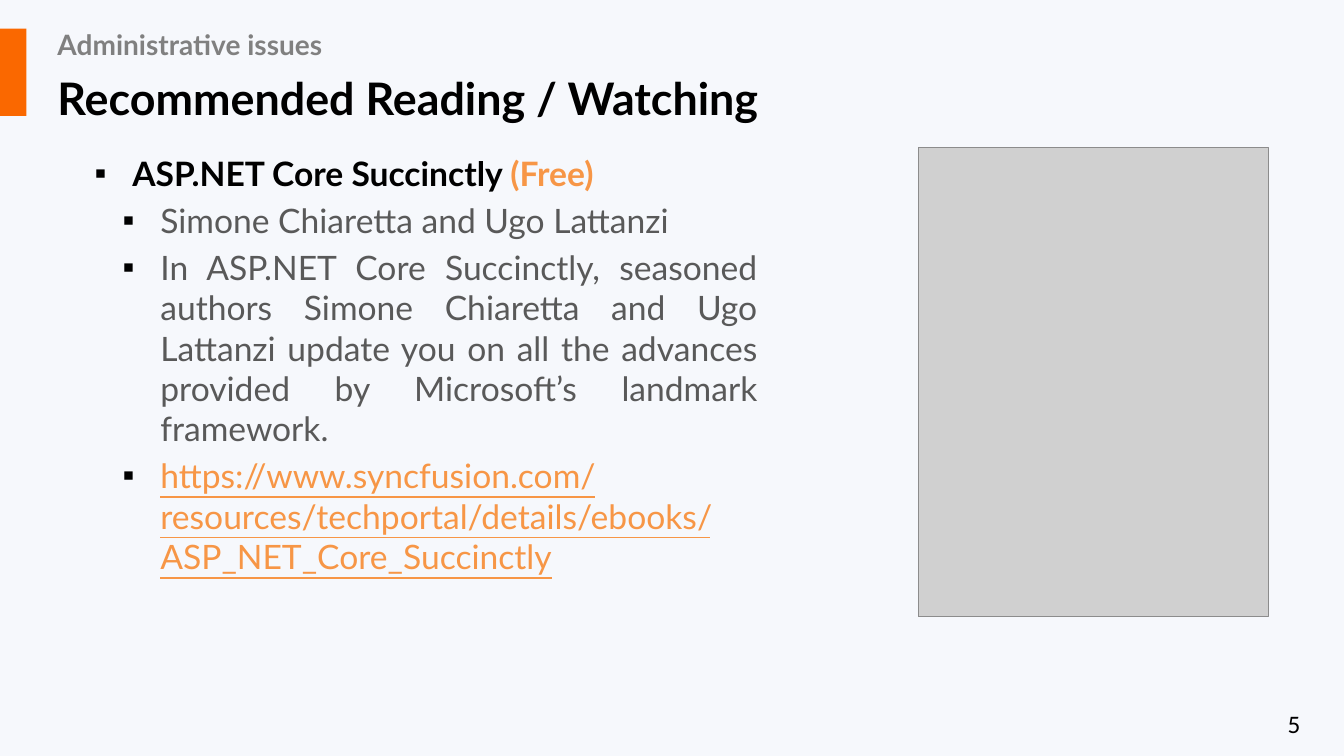
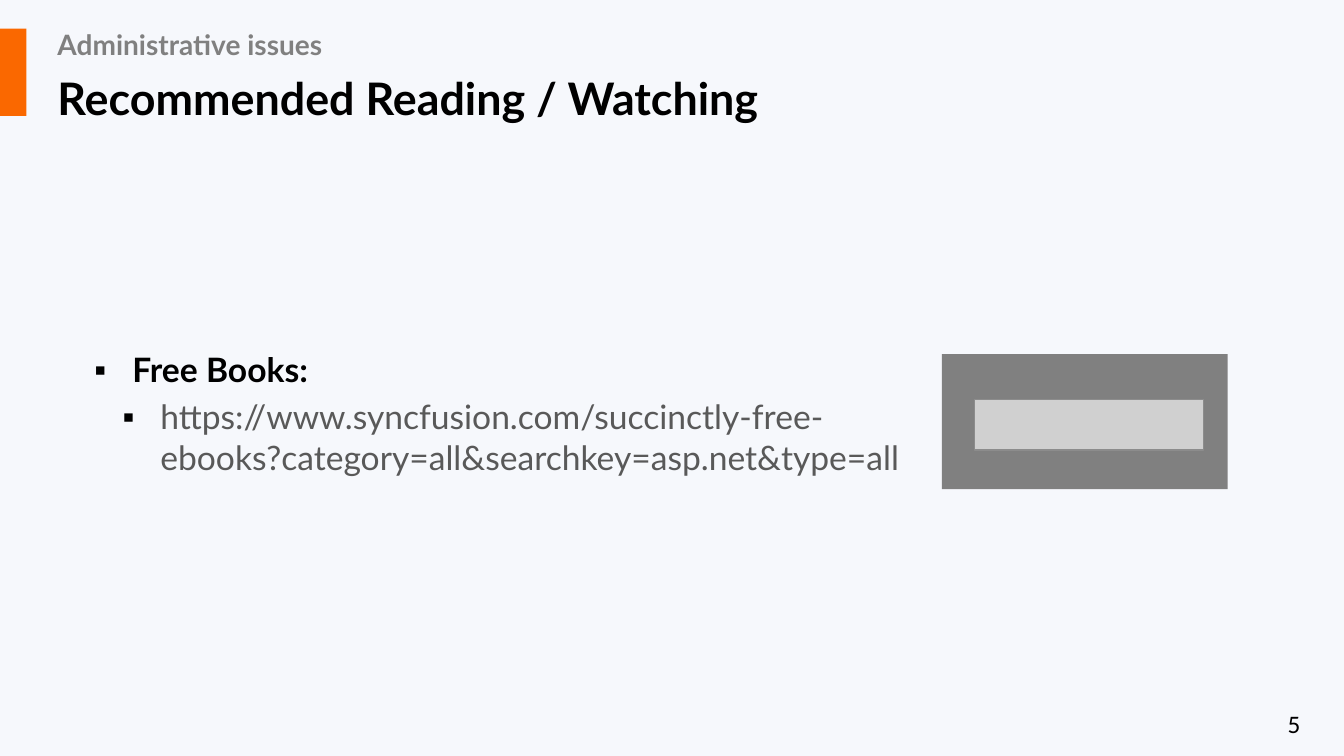
Before and after one commit to liviucotfas/ase-web-and-cloud-applications-security, a slide deck: slide 5 of Presentation ASPNET - Part III.pptx. Drawn at 1344x756 pixels with LibreOffice and Linux fonts; fonts in the diff are those of the drawing; grey boxes stand for pictures. Boxes give left, top, right and bottom in pixels: in the first picture for what was removed or moved away, otherwise in the second. Text is boxed around its words. In the diff, an @@ line names an element or a change of style, - is before the commit and + after.

```diff
--- a/Presentation ASPNET - Part III.pptx
+++ b/Presentation ASPNET - Part III.pptx
@@ picture removed at [919,148,1246,617] @@
@@ picture removed at [919,148,1269,617] @@
@@ text removed at [132,160,758,575] @@
-▪ ASP.NET Core Succinctly (Free)
-  ▪ Simone Chiaretta and Ugo Lattanzi
-  ▪ In ASP.NET Core Succinctly, seasoned authors Simone Chiaretta and Ugo Lattanzi update you on all the advances provided by Microsoft’s landmark framework.
-  ▪ https://www.syncfusion.com/resources/techportal/details/ebooks/ASP_NET_Core_Succinctly
@@ text added at [132,357,899,476], 24 pt, text #595959 @@
+▪ Free Books:
+  ▪ https://www.syncfusion.com/succinctly-free-ebooks?category=all&searchkey=asp.net&type=all
@@ rectangle added at [942,354,1227,489], fill #808080 @@
@@ picture added at [974,400,1204,451] @@
```
